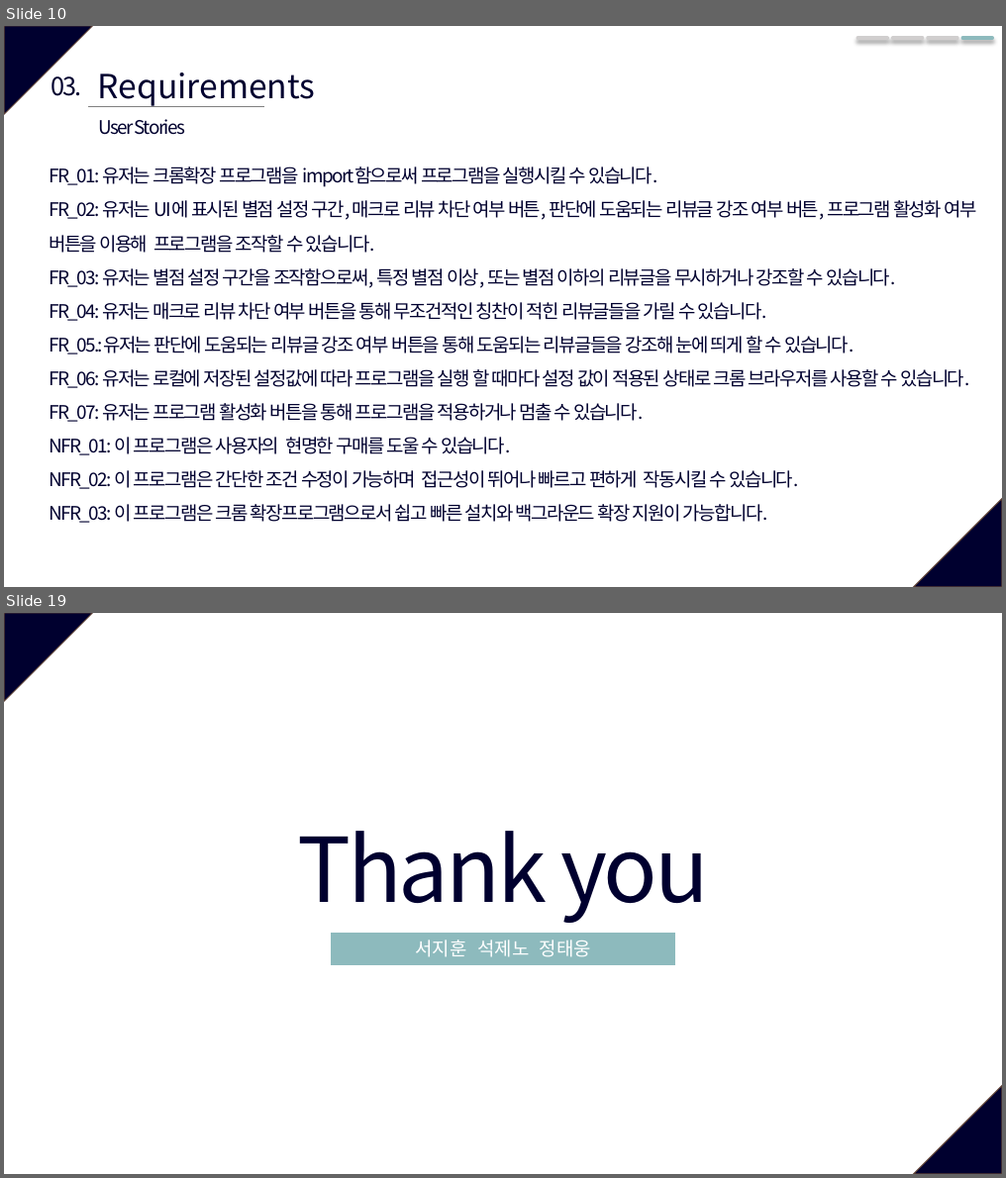
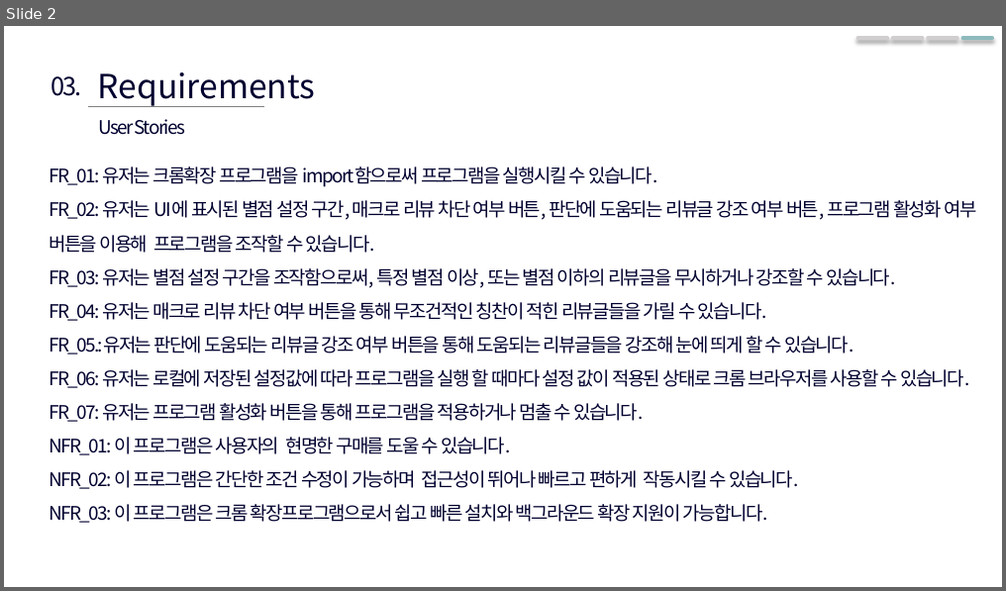
Before and after one commit to SWE-15-Team/Sentiment-Analysis-System, a slide deck: Checkpoint_1st.pptx. Shown one above the other, each under a label of ours: slides 10 and 19 before the commit, slide 2 after it; the slides between them are not shown. The pictures are 1006x1178 and 1006x591 pixels, drawn with LibreOffice and Linux fonts; fonts in the diff are those of the drawing. Boxes give left, top, right and bottom in pixels: in the first picture for what was removed or moved away, otherwise in the second. Text is boxed around its words. In the diff, an @@ line names an element or a change of style, - is before the commit and + after.

```diff
--- a/Checkpoint_1st.pptx
+++ b/Checkpoint_1st.pptx
@@ slide 19 removed at box(4, 613, 1002, 1174), background #FFFFFF; not listed: 2 template elements that a slide beside it also shows @@
@@ text removed at box(297, 831, 709, 923) @@
-Thank you
@@ rectangle removed at box(331, 933, 675, 964) @@
-서지훈 석제노 정태웅
@@ what was slide 10 is now slide 2 @@
@@ slide 2 changed as well @@
@@ triangle removed at box(4, 26, 92, 114) @@
@@ triangle removed at box(914, 499, 1002, 587) @@
```
Also in this commit, not shown: 5 other slides changed, 1 slide added, 12 other slides removed, 1 other file.
